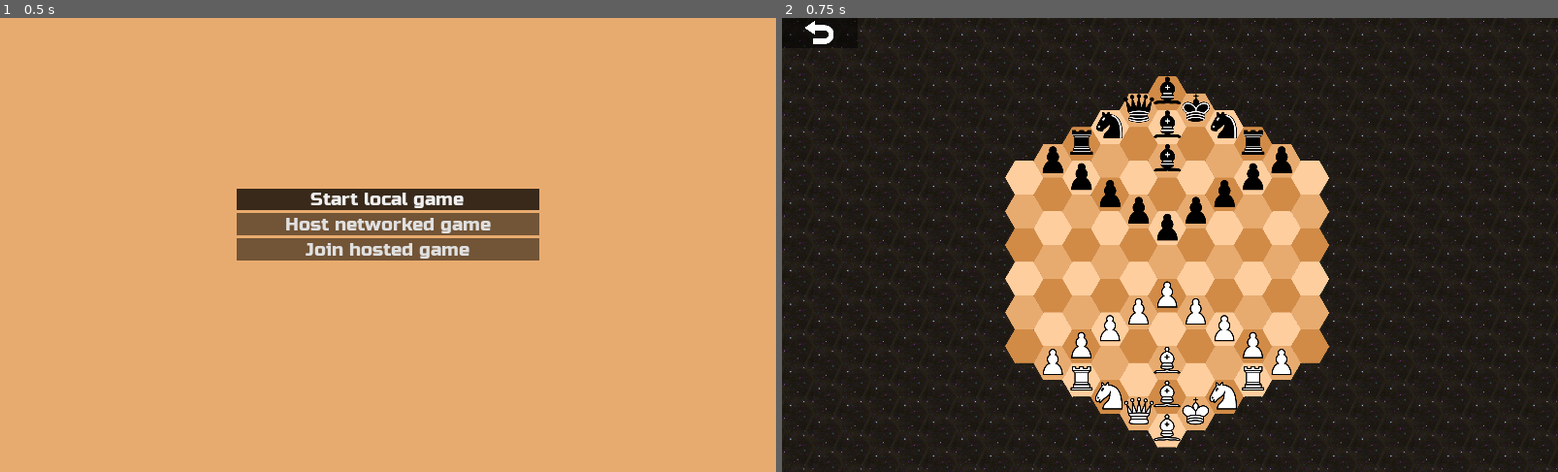
Above: before the commit, frames 1-2 (left to right).
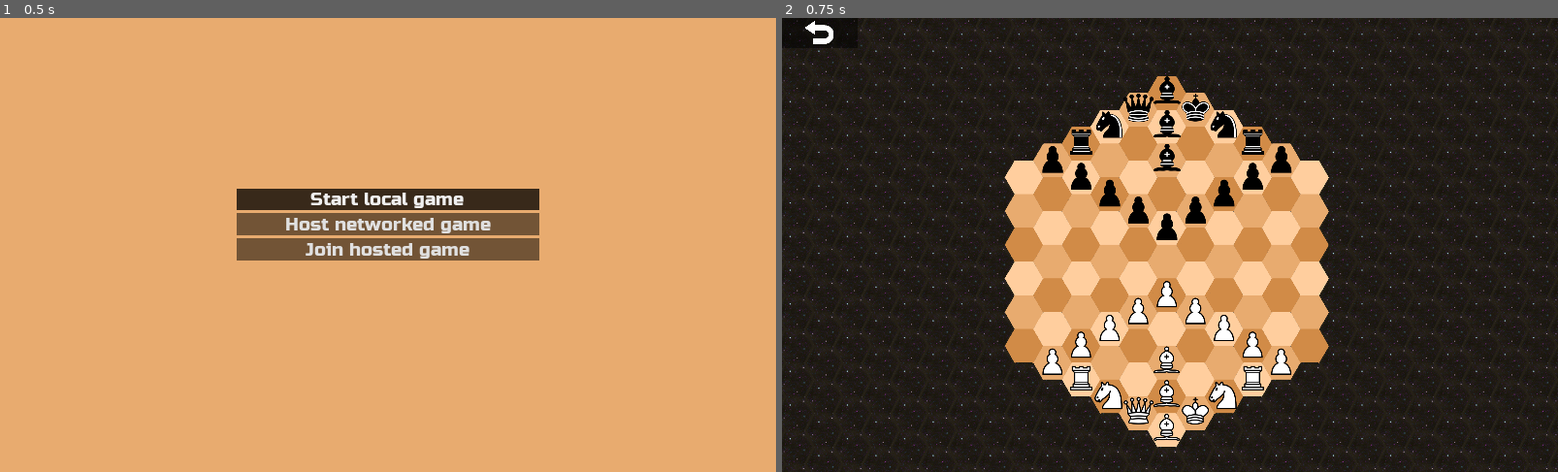
Above: after the commit, the same moments.

Repository: esbudylin/HexChess
Game: Godot game, scene res://menu.tscn
Same seed, same stepped clock (60 frames per second), same inputs: the game is played once before the commit and once after it.
Inputs:
- Up to frame 1 (0.5 s): no input
- Up to frame 2 (0.75 s): click "Start local game" at 0.5 s

Frame 1 is identical in both runs. In frame 2, 4.1% of the frame differs, in the area x 0-100%, y 0-100%.

Commit message:
threefold_rule

Diff:
--- a/map.tscn
+++ b/map.tscn
@@ -50,12 +50,10 @@
 [sub_resource type="Theme" id=13]
 
 [node name="World" type="Node2D"]
-position = Vector2( 1, 0 )
 z_index = 1
 script = ExtResource( 13 )
 
 [node name="TileMap" type="TileMap" parent="."]
-position = Vector2( 0, 1 )
 tile_set = ExtResource( 1 )
 cell_size = Vector2( 83, 98 )
 cell_half_offset = 1
--- a/scr/World.gd
+++ b/scr/World.gd
@@ -2,6 +2,7 @@
 
 var range_of_movement = Array()
 var turn = "white"
+var turn_history = []
 
 var clickable = true
 
@@ -35,13 +36,16 @@
 
 		if get_tree().is_network_server():
 			server_place_pieces()
+			append_turn_history()
 
 	else:
 		$TileMap.place_pieces ()
 		$HUD/BackPanel.visible = true
+		append_turn_history()
 
 func _player_disconnected(_id):
 	announcement ("opponent disconnected")
+	$HUD/EndGame/TryAgain.set_disabled(true)
 
 func _unhandled_input(event):
 
@@ -68,13 +72,12 @@
 					if get_tree().has_network_peer ():
 						rpc ('game_over', turn + ' is ' + $TileMap.check_checkmate_stalemate(turn))
 
-				if not $TileMap.if_able_to_checkmate('white') and not $TileMap.if_able_to_checkmate('black'):
+				if not $TileMap.if_able_to_checkmate('white') and not $TileMap.if_able_to_checkmate('black')\
+				or fify_moves_rule() or threefold_rule ():
 					game_over('it is a draw')
 
 					if get_tree().has_network_peer ():
-						rpc ('it is  a draw')
-
-				fify_moves_rule()
+						rpc ('game_over', 'it is  a draw')
 
 				sync_multiplayer(clicked_cell)
 
@@ -175,6 +178,7 @@
 	rpc_config("reload_scene", 1)
 	rpc_config("server_place_pieces", 1)
 	rpc_config("reload_client", 1)
+	rpc_config ('threefold_rule', 1)
 
 	rset_config("active_piece_path", 1)
 	rset_config("clickable", 1)
@@ -228,6 +232,7 @@
 	$TileMap.passable_tiles = {}
 
 func change_turns ():
+
 	if turn == 'white':
 		turn = 'black'
 	else:
@@ -236,8 +241,10 @@
 	if get_tree().has_network_peer ():
 		if get_tree().is_network_server():
 			$TileMap.clean_up_jumped_over (turn)
+			append_turn_history()
 	else:
 		$TileMap.clean_up_jumped_over (turn)
+		append_turn_history()
 
 	range_of_movement = []
 
@@ -335,9 +342,73 @@
 func fify_moves_rule(amount_of_moves = 50):
 	if 'Pawn' in active_piece.name:
 		$TileMap.fifty_moves_counter = 0
+		return false
 
 	if turn == 'white':
 		if $TileMap.fifty_moves_counter == amount_of_moves:
-			game_over('it is a draw')
+			return true
 		else:
 			$TileMap.fifty_moves_counter += 1
+			return false
+
+func threefold_rule(amount_of_moves = 3):
+	if not get_tree().has_network_peer () or get_tree().is_network_server ():
+		var repeated_positions = 0
+		var breaked
+		var breaked_pawns
+
+		for turn_step in turn_history:
+			if turn == turn_step[0]:
+				for key in turn_step[1].keys():
+
+					breaked = false
+					if turn_history[-1][1].has(key):
+						if turn_step[1][key] != turn_history[-1][1][key]:
+							breaked = true
+							break
+					else:
+						breaked = true
+						break
+
+				if not breaked\
+				and turn_step[2].size() == turn_history[-1][2].size():
+
+					breaked_pawns = false
+
+					for pawn_attack_tile in turn_step[2]:
+						if not pawn_attack_tile in turn_history[-1][2]:
+							breaked_pawns = true
+							break
+
+					if not breaked_pawns:
+						repeated_positions += 1
+
+		print (repeated_positions)
+		if repeated_positions >= amount_of_moves:
+			return true
+
+	else:
+		rpc ('threefold_rule')
+
+func regex_alphabet (string):
+	var regex = RegEx.new()
+	var previous_result
+	regex.compile("[^a-zA-Z]")
+
+	while string != previous_result:
+		previous_result = string
+		string = regex.sub(previous_result, '')
+
+	return string
+
+func append_turn_history ():
+	var coord_dictionary = {}
+	var possible_pawn_attacks = []
+
+	for piece in $TileMap.npc_list:
+		coord_dictionary[piece.tile_position]=[regex_alphabet(piece.name), piece.color]
+
+		if 'Pawn' in piece.name and piece.color == turn:
+			possible_pawn_attacks += $TileMap.check_possible_moves(piece, $TileMap.pawn_attack(piece, piece.tile_position))
+
+	turn_history.append([turn, coord_dictionary, possible_pawn_attacks])
